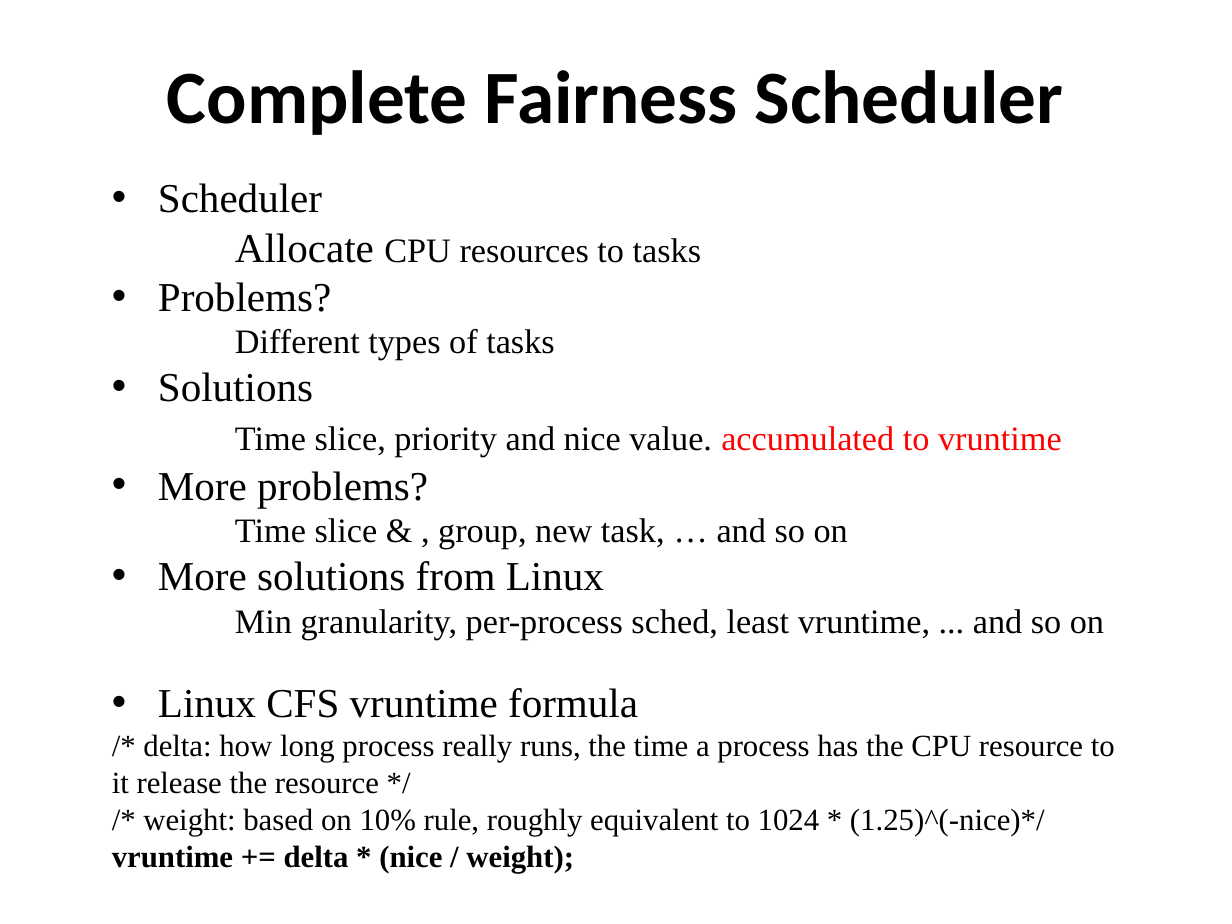
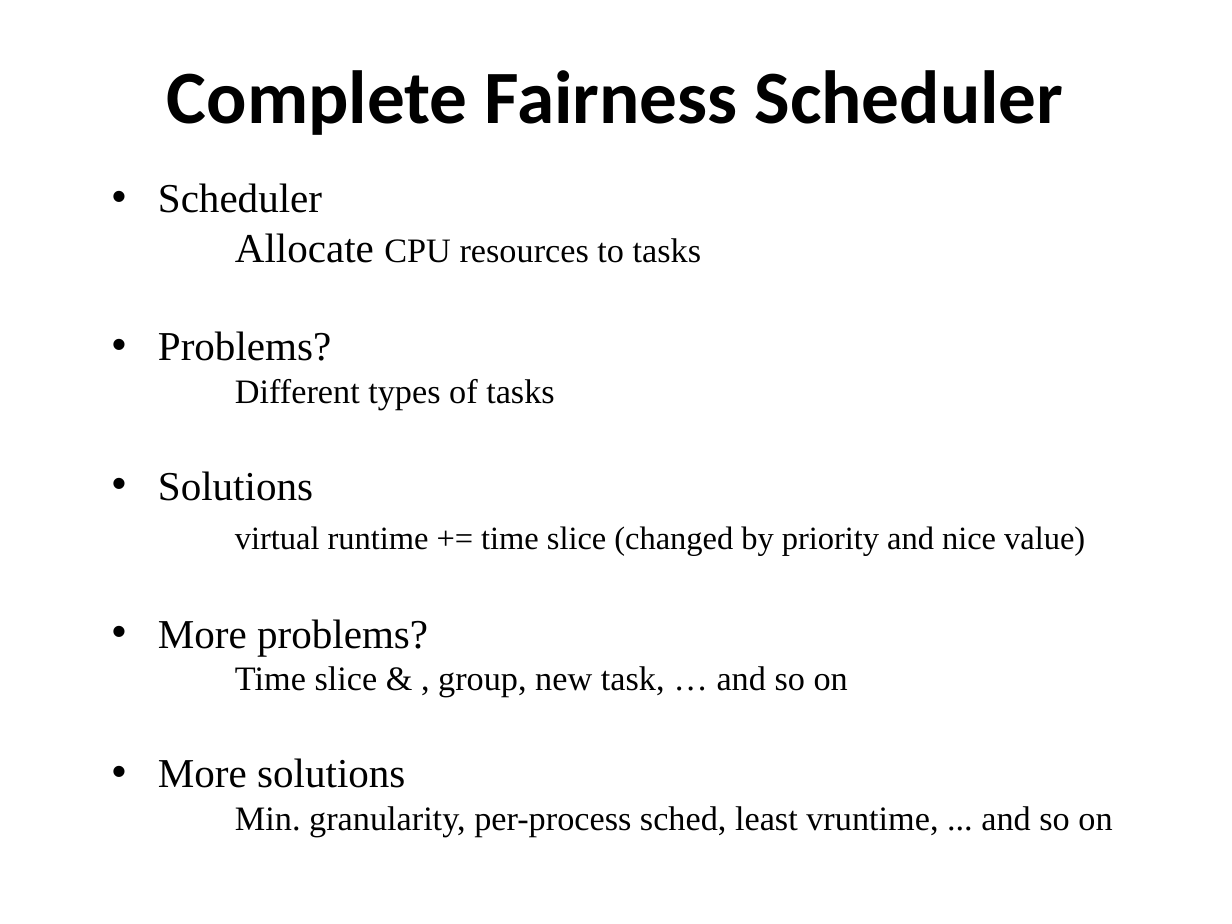
Before and after one commit to caomincan/CFSLockFreeRBTree, a slide deck: slide 3 of MPP_final_ppt_Jack_ppt.pptx (slide 2 before the commit). Drawn at 1232x924 pixels with LibreOffice and Linux fonts; fonts in the diff are those of the drawing; background and template pictures are left out. Boxes give left, top, right and bottom in pixels: in the first picture for what was removed or moved away, otherwise in the second. Text is boxed around its words. In the diff, an @@ line names an element or a change of style, - is before the commit and + after.

```diff
--- a/MPP_final_ppt_Jack_ppt.pptx
+++ b/MPP_final_ppt_Jack_ppt.pptx
@@ text at box(235, 526, 1085, 556): text changed; size 20 to 19 pt @@
-  Time slice, priority and nice value. accumulated to vruntime
+  virtual runtime += time slice (changed by priority and nice value)
@@ text at box(158, 758, 1112, 837): text changed; size 18 to 20 pt @@
-• More solutions from Linux
-Min granularity, per-process sched, least vruntime, ... and so on
-• Linux CFS vruntime formula
-/* delta: how long process really runs, the time a process has the CPU resource to it release the resource */
-/* weight: based on 10% rule, roughly equivalent to 1024 * (1.25)^(-nice)*/
-vruntime += delta * (nice / weight);
+• More solutions
+Min. granularity, per-process sched, least vruntime, ... and so on
```
Also in this commit, not shown: 1 slide added.
